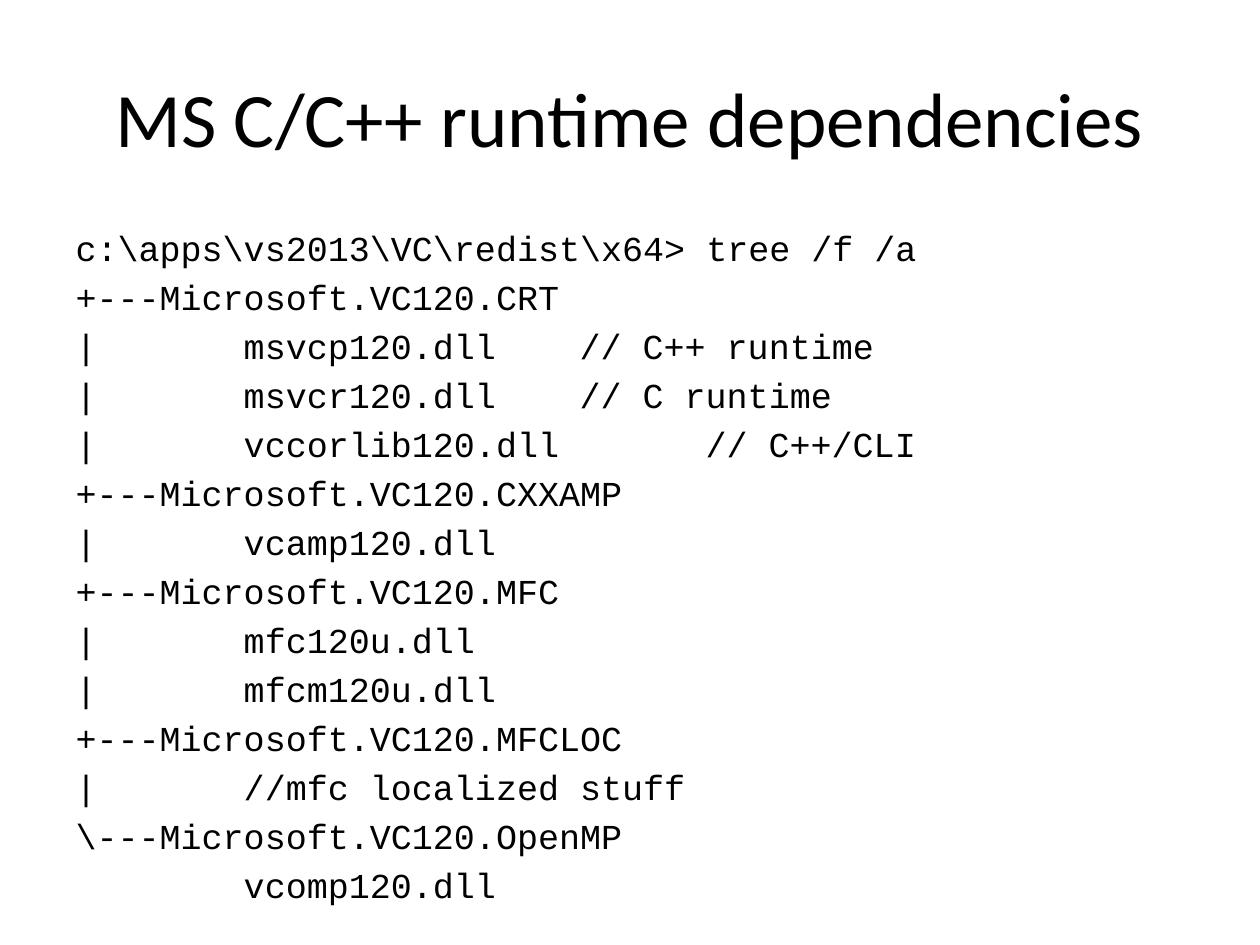
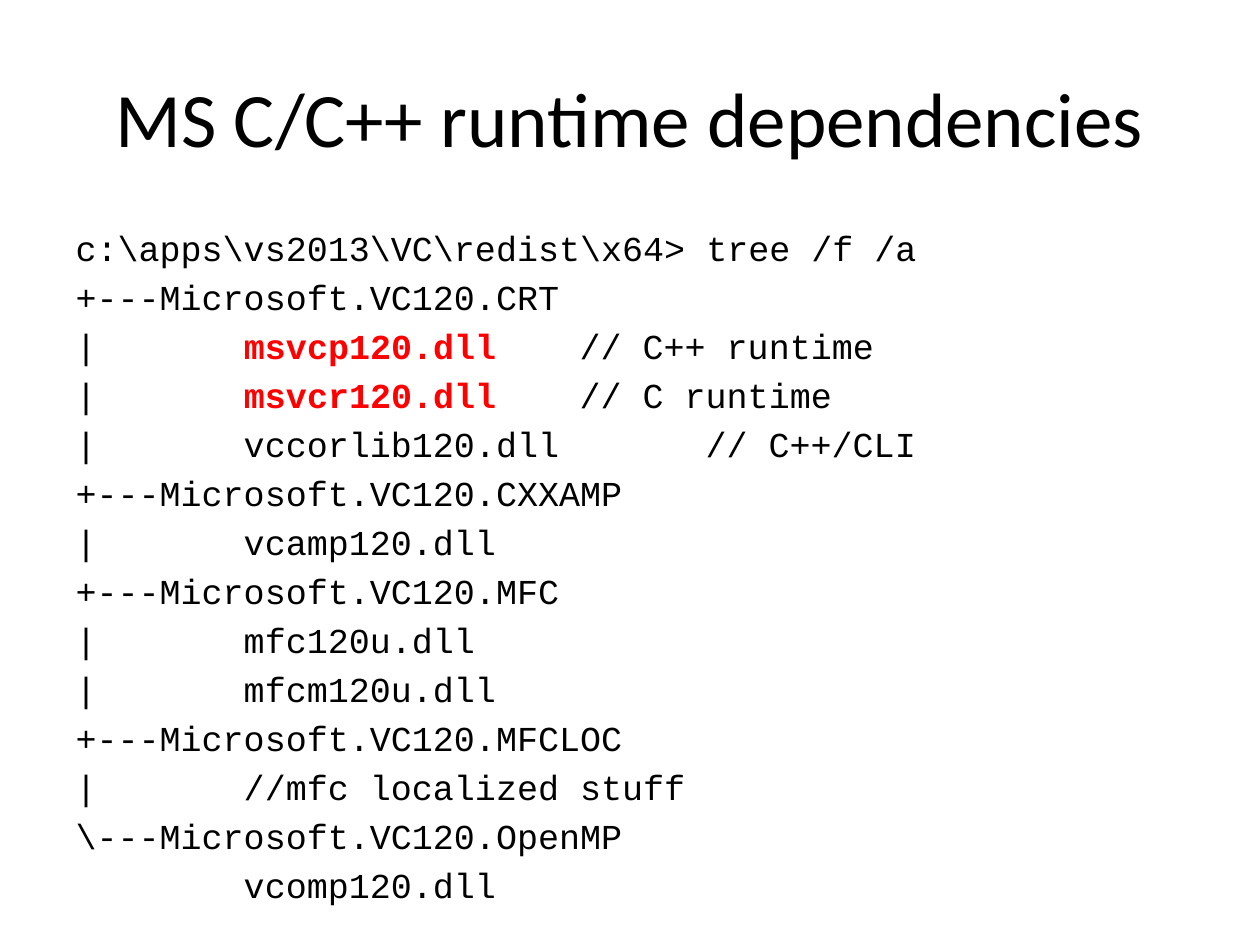
Before and after one commit to fellmad/FunWithCpp11, a slide deck: slide 13 of doc/Fun_with_C++11.pptx (slide 11 before the commit). Drawn at 1260x945 pixels with LibreOffice and Linux fonts; fonts in the diff are those of the drawing. Boxes give left, top, right and bottom in pixels: in the first picture for what was removed or moved away, otherwise in the second. Text is boxed around its words. In the diff, an @@ line names an element or a change of style, - is before the commit and + after.

```diff
--- a/doc/Fun_with_C++11.pptx
+++ b/doc/Fun_with_C++11.pptx
@@ text at <box>244,335,874,409</box>: text colour #000000 to #FF0000, bold on in "msvcp120.dll", "msvcr120.dll" @@
```
Also in this commit, not shown: 2 other slides changed, 1 slide added.
